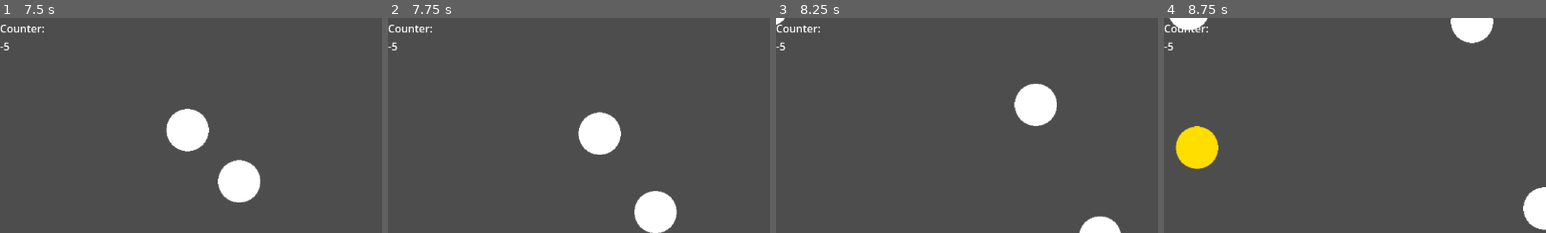
Above: before the commit, frames 1-4 (left to right).
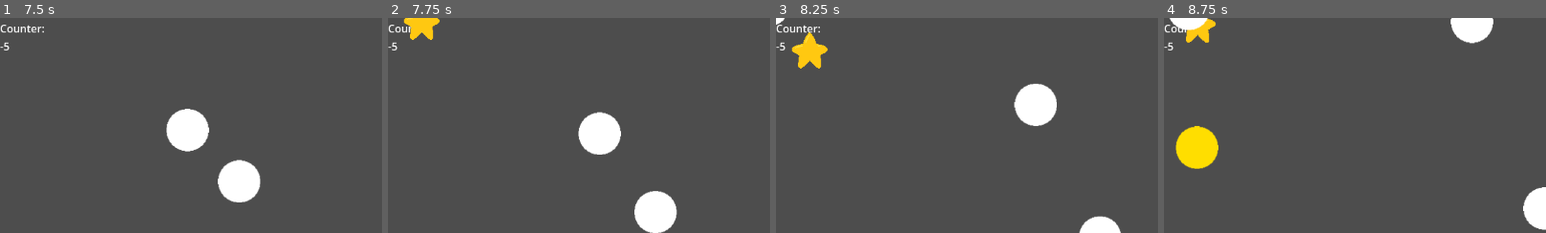
Above: after the commit, the same moments.

Repository: Setry/gj-solo
Game: Godot game, scene res://Scenes/MainTest.tscn
Two runs of this game, one before a commit and one after it. Both use one fixed random seed, a clock stepped at 60 frames per second and the inputs below.
Inputs:
- Up to frame 1 (7.5 s): hold Space (press) 0.53-1.28 s; tap Space (press) every 1.5 s from 1.35 to 7.35 s; hold Space (press) 2.03-2.78 s; hold Space (press) 3.53-4.28 s; hold Space (press) 5.03-5.78 s; hold Space (press) 6.53-7.28 s
- Up to frame 2 (7.75 s): no input
- Up to frame 3 (8.25 s): hold Space (press) from 8.03 s (still down)
- Up to frame 4 (8.75 s): keep holding Space (press)
The pictures show only the part of the screen within x 0-50%, y 0-50%; the shares and areas given below are measured in that part.

Frame 1 is identical in both runs. In frame 2, 0.7% of the frame differs, in the area x 4-14%, y 0-11%; in frame 3, 0.9%, in the area x 4-14%, y 6-24%; in frame 4, 0.5%.

Commit message:
Reduce despawn range for stars

Diff:
--- a/scripts/Star.gd
+++ b/scripts/Star.gd
@@ -18,6 +18,6 @@
 	var cam = get_tree().root.get_node("Node2D/Camera2D") as Camera2D
 	var main = get_tree().root.get_node("Node2D");
 	var vp = get_viewport_rect().size
-	if abs(position.y - (cam.position.y + vp.x / 2)) > vp.x / 2 * 3:
+	if abs(position.y - (cam.position.y + vp.x / 2)) > vp.x / 2 * 2:
 		queue_free()
 		main._spawn_star()
